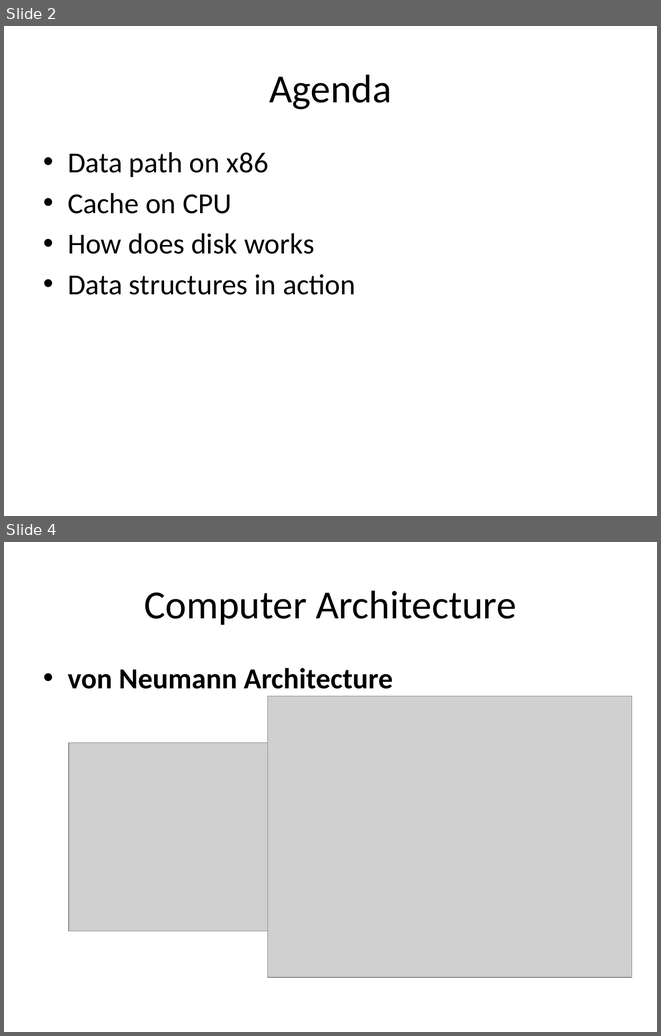
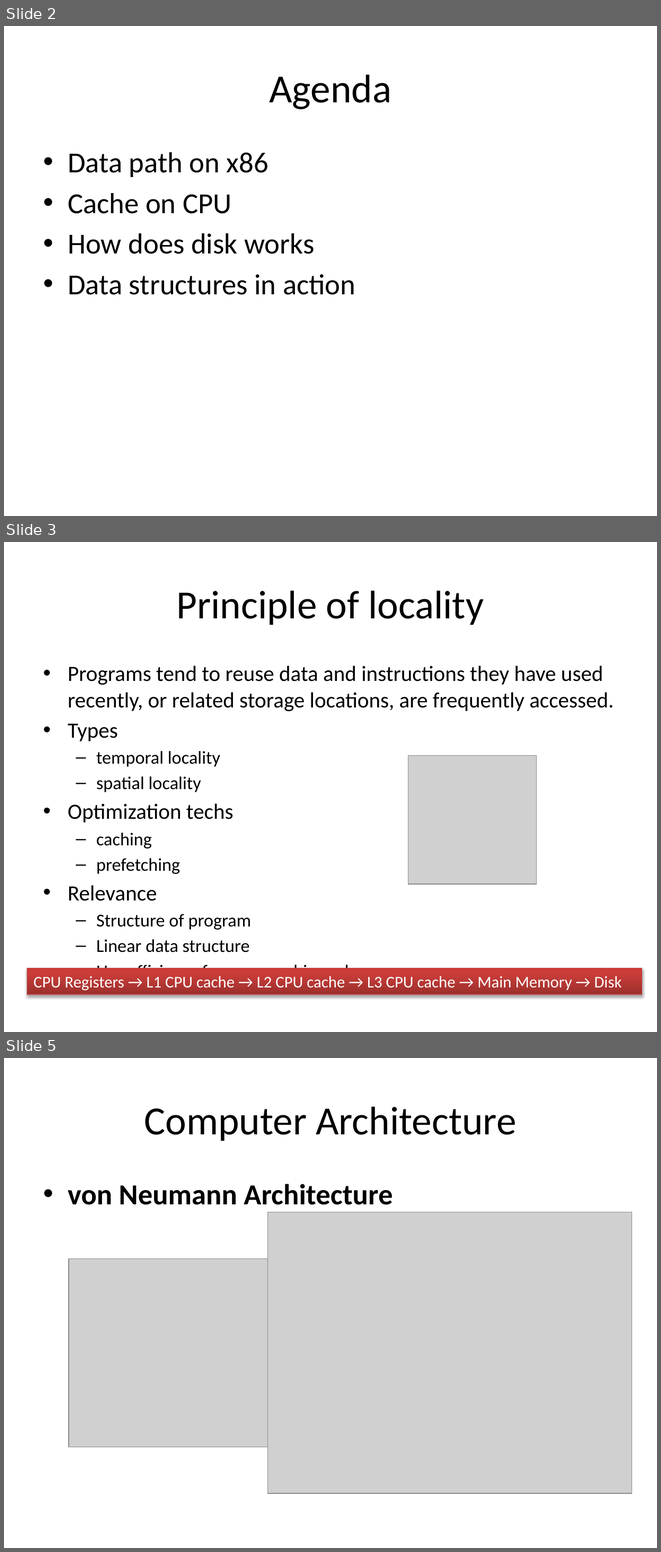
Before and after one commit to guhanjie/Knowledge-sharing, a slide deck: 数据存取模型.pptx. Shown one above the other, each under a label of ours: slides 2 and 4 before the commit, slides 2, 3 and 5 after it; the slides between them are not shown. The pictures are 661x1036 and 661x1552 pixels, drawn with LibreOffice and Linux fonts; fonts in the diff are those of the drawing; grey boxes stand for pictures. Boxes give left, top, right and bottom in pixels: in the first picture for what was removed or moved away, otherwise in the second. Text is boxed around its words. In the diff, an @@ line names an element or a change of style, - is before the commit and + after.

Commit message:
update for data model on memory & disk

```diff
--- a/数据存取模型.pptx
+++ b/数据存取模型.pptx
@@ slide 3 added at (4, 542, 657, 1032), background #FFFFFF @@
@@ title added at (177, 590, 484, 625), 44 pt, text #000000 @@
+Principle of locality
@@ text added at (68, 665, 614, 982), 24 pt, text #000000 @@
+• Programs tend to reuse data and instructions they have used recently, or related storage locations, are frequently accessed.
+• Types
+  – temporal locality
+  – spatial locality
+• Optimization techs
+  – caching
+  – prefetching
+• Relevance
+  – Structure of program
+  – Linear data structure
+  – Use efficiency for memory hierarchy
@@ picture added at (408, 756, 537, 884) @@
@@ rectangle added at (27, 968, 642, 994), fill gradient #9C2F2D to #CB3E3A to #CE3B37, outline #BF4C48 0.75 pt, 18 pt, text #FFFFFF @@
+CPU Registers → L1 CPU cache → L2 CPU cache → L3 CPU cache → Main Memory → Disk
@@ what was slide 4 is now slide 5 @@
```
Also in this commit, not shown: 8 slides changed, 4 other slides added.
